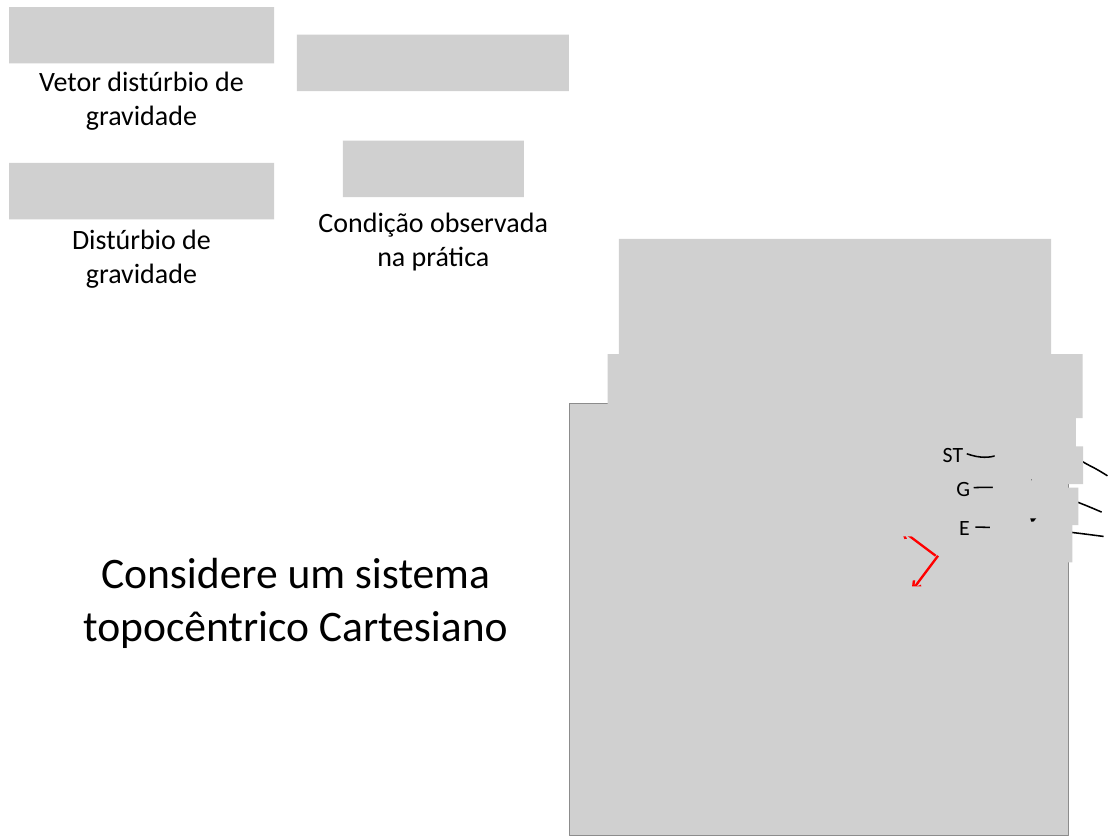
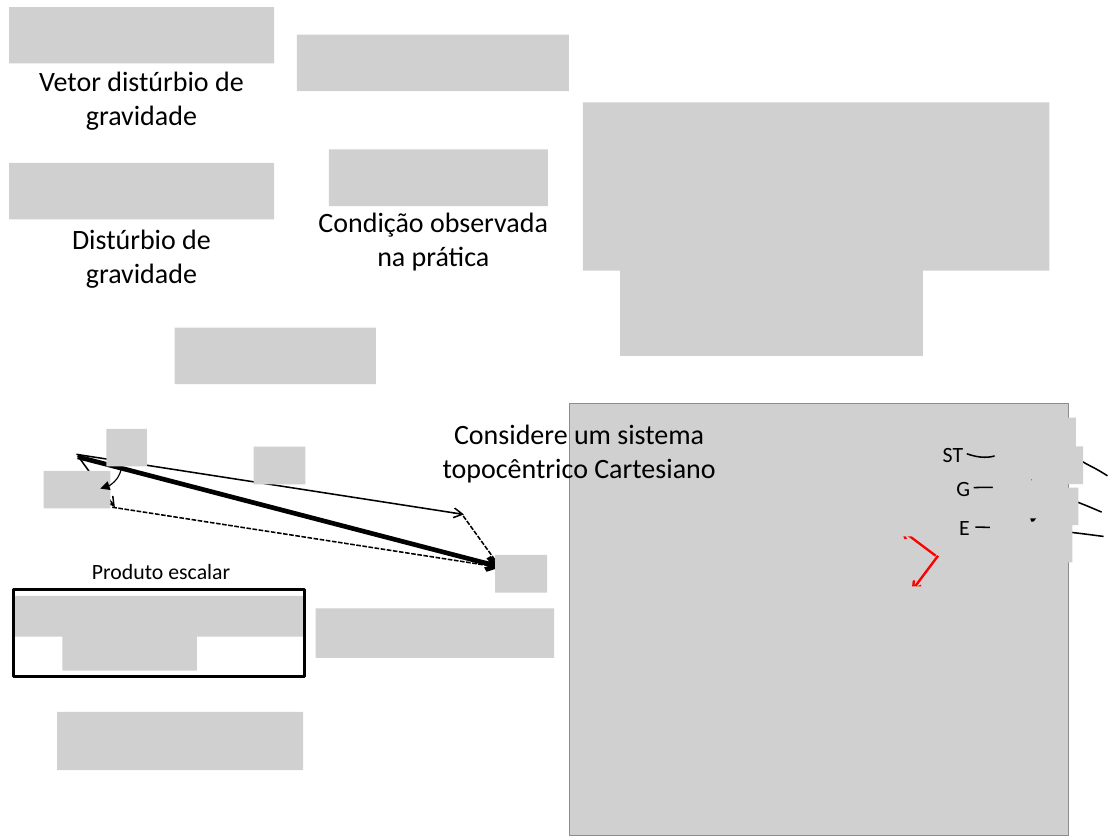
Before and after one commit to pinga-lab/CE-VII-SimBGf-2016, a slide deck: slide 15 of slides/5b_disturbio_gravidade.pptx (slide 14 before the commit). Drawn at 1120x840 pixels with LibreOffice and Linux fonts; fonts in the diff are those of the drawing; grey boxes stand for pictures. Boxes give left, top, right and bottom in pixels: in the first picture for what was removed or moved away, otherwise in the second. Text is boxed around its words. In the diff, an @@ line names an element or a change of style, - is before the commit and + after.

```diff
--- a/slides/5b_disturbio_gravidade.pptx
+++ b/slides/5b_disturbio_gravidade.pptx
@@ picture added at bbox=[582, 103, 1049, 271] @@
@@ picture: place and size @@
-picture at bbox=[343, 141, 524, 197]
+picture at bbox=[329, 149, 549, 206]
@@ picture: place and size @@
-picture at bbox=[619, 239, 1052, 363]
+picture at bbox=[620, 255, 923, 356]
@@ picture added at bbox=[175, 328, 376, 384] @@
@@ picture removed at bbox=[608, 354, 1083, 418] @@
@@ text "Considere um sistema topocêntrico Cartesiano": place and size @@
-text "Considere um sistema topocêntrico Cartesiano" at bbox=[83, 557, 508, 648]
+text "Considere um sistema topocêntrico Cartesiano" at bbox=[443, 424, 715, 485]
@@ text "Considere um sistema topocêntrico Cartesiano" at bbox=[443, 424, 715, 485]: size 28 to 18 pt @@
@@ arc (boxed as its full ellipse) added at bbox=[69, 437, 125, 492], outline #000000 0.75 pt @@
@@ picture added at bbox=[106, 429, 147, 467] @@
@@ picture added at bbox=[254, 447, 306, 485] @@
@@ picture added at bbox=[44, 470, 111, 508] @@
@@ arrow added from (76, 455) to (464, 514), #000000 1 pt @@
@@ arrow added from (77, 456) to (115, 507), #000000 1 pt @@
@@ arrow added from (77, 457) to (501, 567), #000000 3 pt @@
@@ line added from (112, 507) to (501, 568), #000000 1 pt dashed @@
@@ line added from (464, 516) to (501, 568), #000000 1 pt dashed @@
@@ text added at bbox=[92, 564, 230, 579], 14 pt, text #000000 @@
+Produto escalar
@@ picture added at bbox=[495, 554, 547, 592] @@
@@ picture added at bbox=[13, 596, 305, 636] @@
@@ rectangle added at bbox=[13, 589, 305, 676], outline #000000 2 pt @@
@@ picture added at bbox=[316, 608, 554, 657] @@
@@ picture added at bbox=[63, 633, 197, 671] @@
@@ picture added at bbox=[57, 712, 304, 771] @@
```
Also in this commit, not shown: 11 other slides changed, 1 slide removed.
